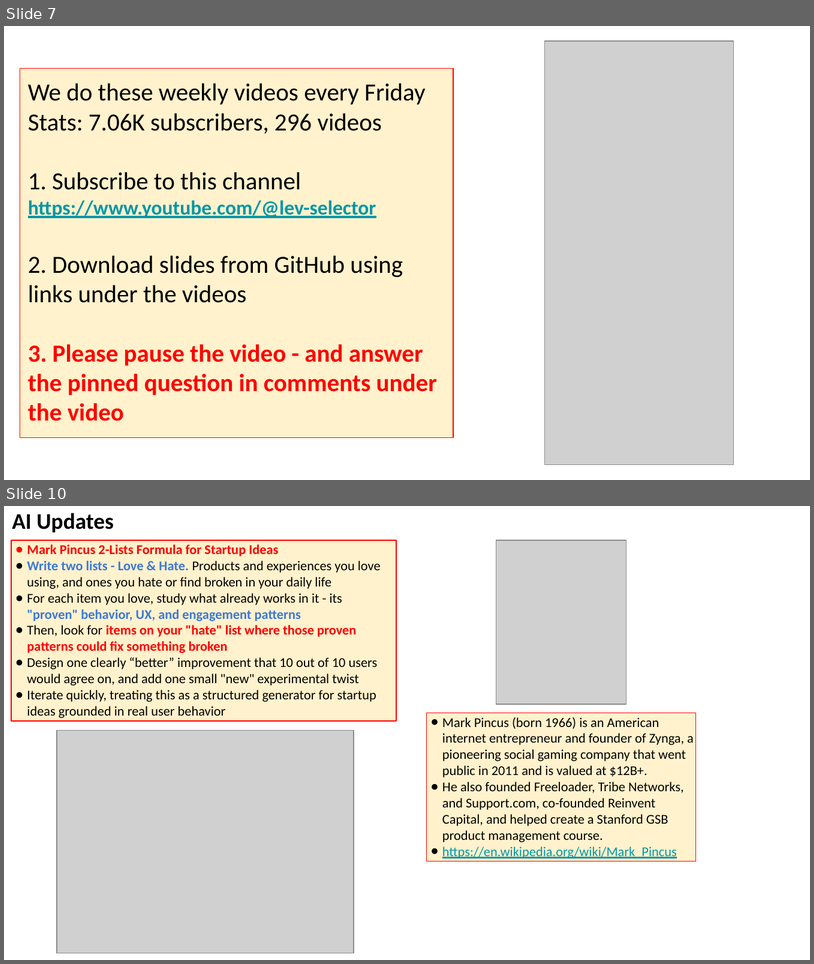
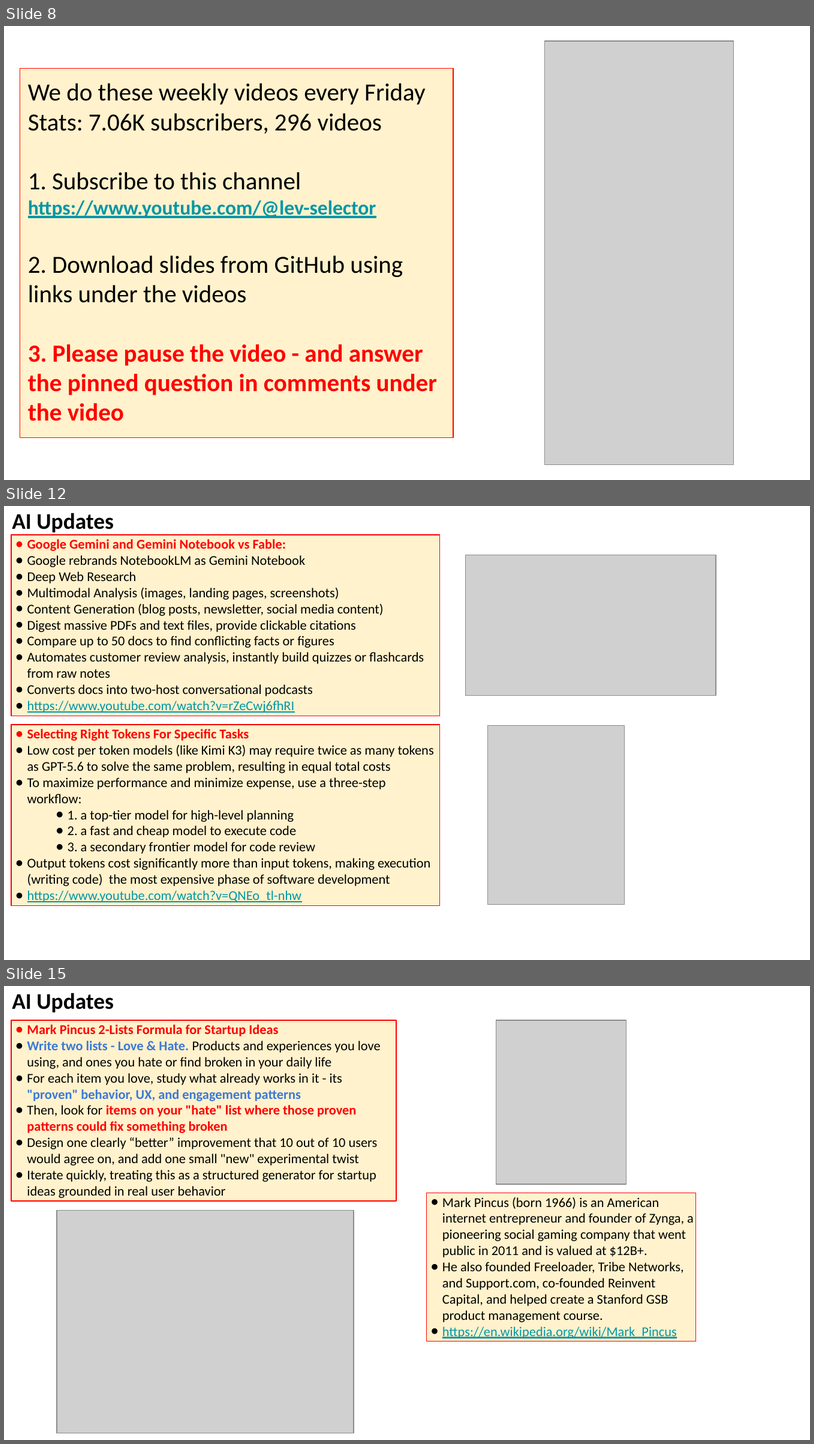
Before and after one commit to lselector/seminar, a slide deck: 2026/2026-07-24-AI-Updates.pptx. Shown one above the other, each under a label of ours: slides 7 and 10 before the commit, slides 8, 12 and 15 after it; the slides between them are not shown. The pictures are 814x964 and 814x1444 pixels, drawn with LibreOffice and Linux fonts; fonts in the diff are those of the drawing; grey boxes stand for pictures. Boxes give left, top, right and bottom in pixels: in the first picture for what was removed or moved away, otherwise in the second. Text is boxed around its words. In the diff, an @@ line names an element or a change of style, - is before the commit and + after.

```diff
--- a/2026/2026-07-24-AI-Updates.pptx
+++ b/2026/2026-07-24-AI-Updates.pptx
@@ slide 12 added at (x1=4, y1=506, x2=810, y2=960), background #FFFFFF @@
@@ text added at (x1=12, y1=513, x2=114, y2=535), 20 pt, text #000000, bold @@
+AI Updates
@@ rectangle added at (x1=11, y1=535, x2=440, y2=715), fill #FFF2CC, outline #FF0000 0.75 pt, 12 pt, text #000000 @@
+● Google Gemini and Gemini Notebook vs Fable:
+● Google rebrands NotebookLM as Gemini Notebook
+● Deep Web Research
+● Multimodal Analysis (images, landing pages, screenshots)
+● Content Generation (blog posts, newsletter, social media content)
+● Digest massive PDFs and text files, provide clickable citations
+● Compare up to 50 docs to find conflicting facts or figures
+● Automates customer review analysis, instantly build quizzes or flashcards from raw notes
+● Converts docs into two-host conversational podcasts
+● https://www.youtube.com/watch?v=rZeCwj6fhRI
@@ picture added at (x1=466, y1=555, x2=717, y2=696) @@
@@ rectangle added at (x1=11, y1=724, x2=440, y2=905), fill #FFF2CC, outline #FF0000 0.75 pt, 12 pt, text #000000 @@
+● Selecting Right Tokens For Specific Tasks
+● Low cost per token models (like Kimi K3) may require twice as many tokens as GPT-5.6 to solve the same problem, resulting in equal total costs
+● To maximize performance and minimize expense, use a three-step workflow:
+● 1. a top-tier model for high-level planning
+● 2. a fast and cheap model to execute code
+● 3. a secondary frontier model for code review
+● Output tokens cost significantly more than input tokens, making execution (writing code) the most expensive phase of software development
+● https://www.youtube.com/watch?v=QNEo_tl-nhw
@@ picture added at (x1=488, y1=726, x2=625, y2=904) @@
@@ what was slide 7 is now slide 8 @@
@@ what was slide 10 is now slide 15 @@
```
Also in this commit, not shown: 10 slides changed, 8 other slides added, 1 slide removed.
